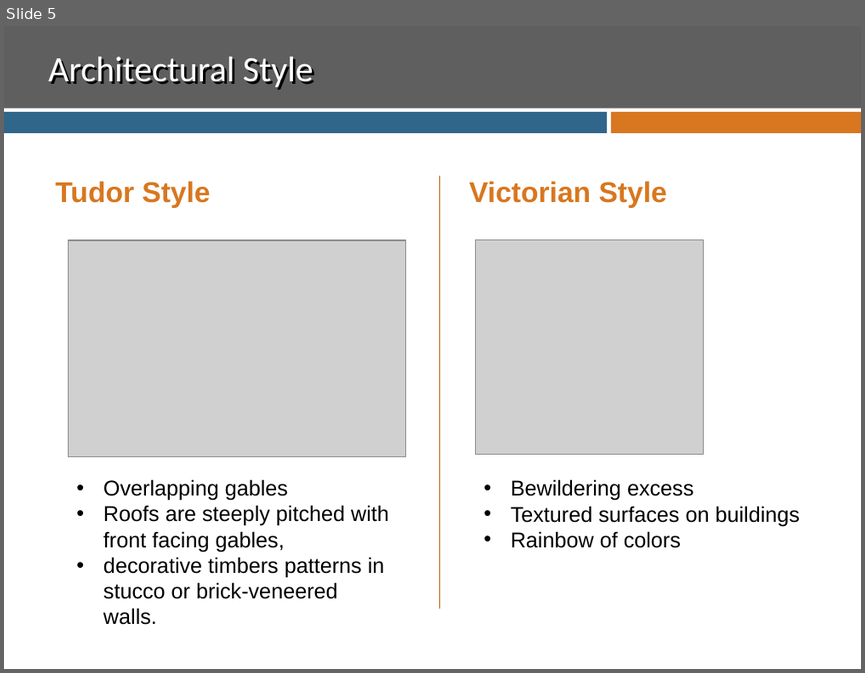
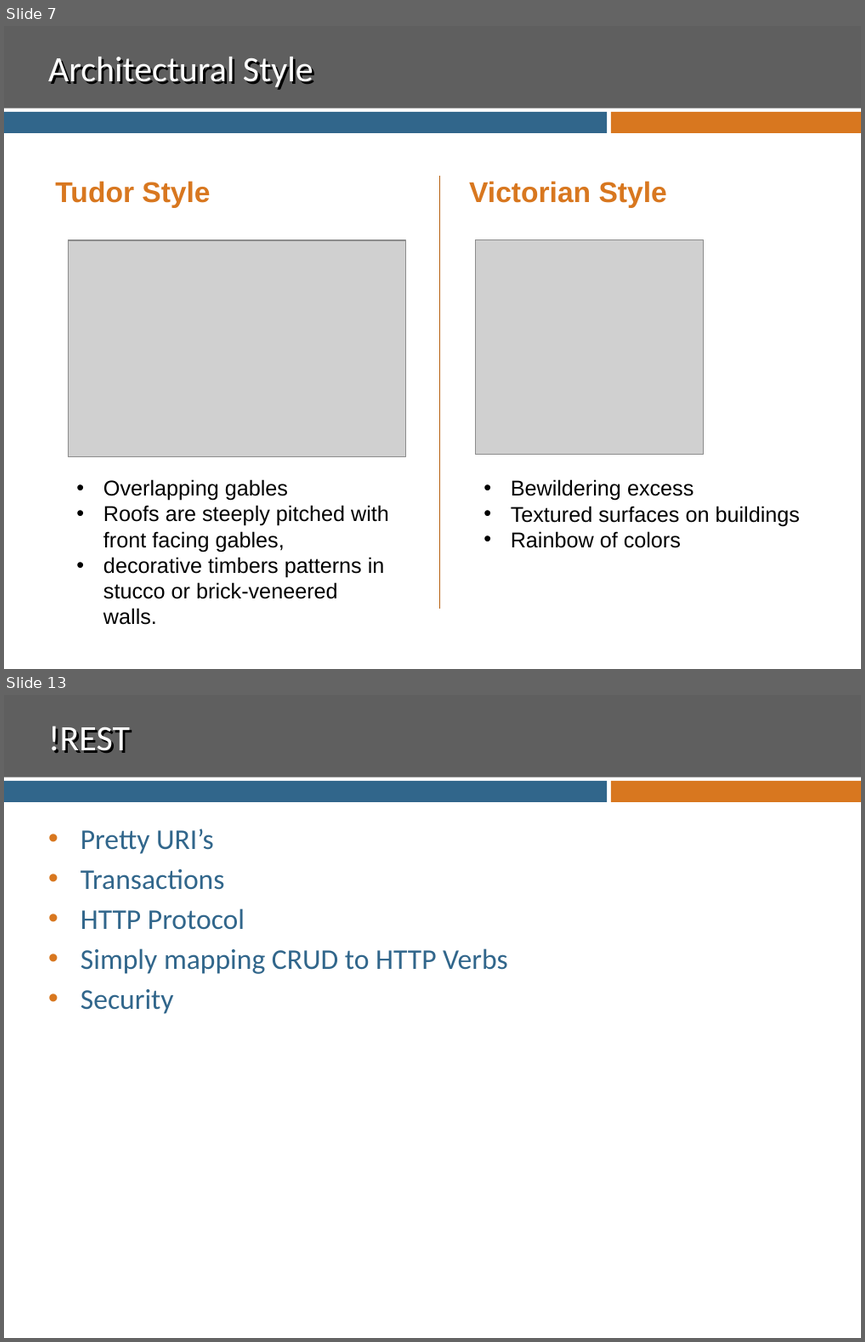
Before and after one commit to ssuing8825/CodeCamp.Web, a slide deck: REST.pptx. Shown one above the other, each under a label of ours: slide 5 before the commit, slides 7 and 13 after it; the slides between them are not shown. The pictures are 865x673 and 865x1342 pixels, drawn with LibreOffice and Linux fonts; fonts in the diff are those of the drawing; grey boxes stand for pictures; background and template pictures are left out. Boxes give left, top, right and bottom in pixels: in the first picture for what was removed or moved away, otherwise in the second. Text is boxed around its words. In the diff, an @@ line names an element or a change of style, - is before the commit and + after.

```diff
--- a/REST.pptx
+++ b/REST.pptx
@@ slide 13 added at (4,695,861,1338), background #FFFFFF; not listed: 3 template elements that a slide beside it also shows @@
@@ title added at (48,726,130,753), 30 pt, text #FFFFFF @@
+!REST
@@ text added at (80,828,507,1014), 24 pt, text #31668B @@
+• Pretty URI’s
+• Transactions
+• HTTP Protocol
+• Simply mapping CRUD to HTTP Verbs
+• Security
@@ what was slide 5 is now slide 7 @@
```
Also in this commit, not shown: 2 slides changed, 8 other slides added.
